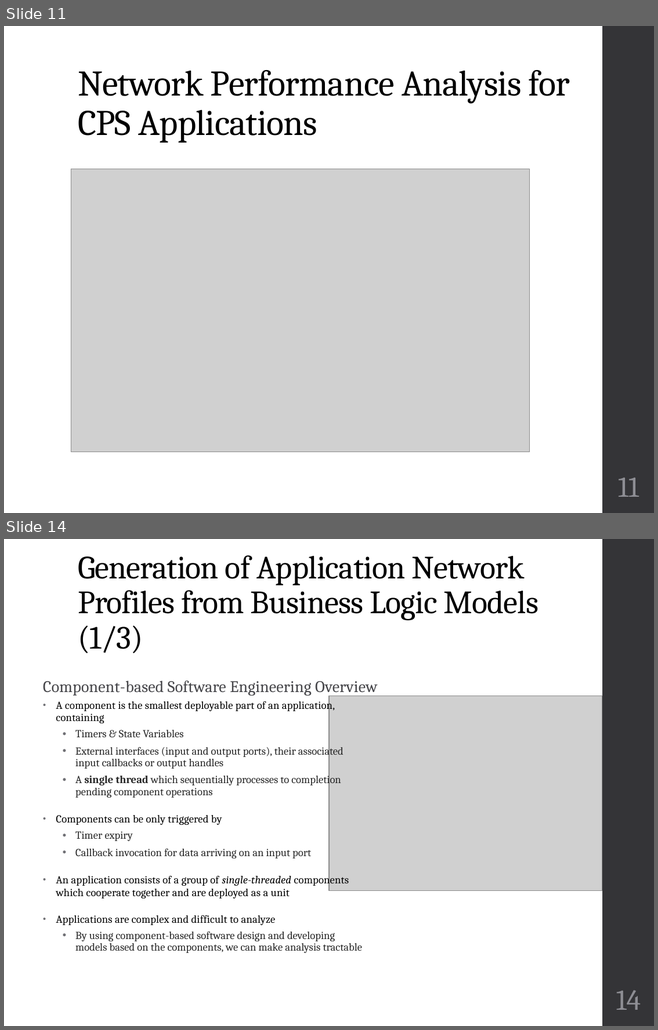
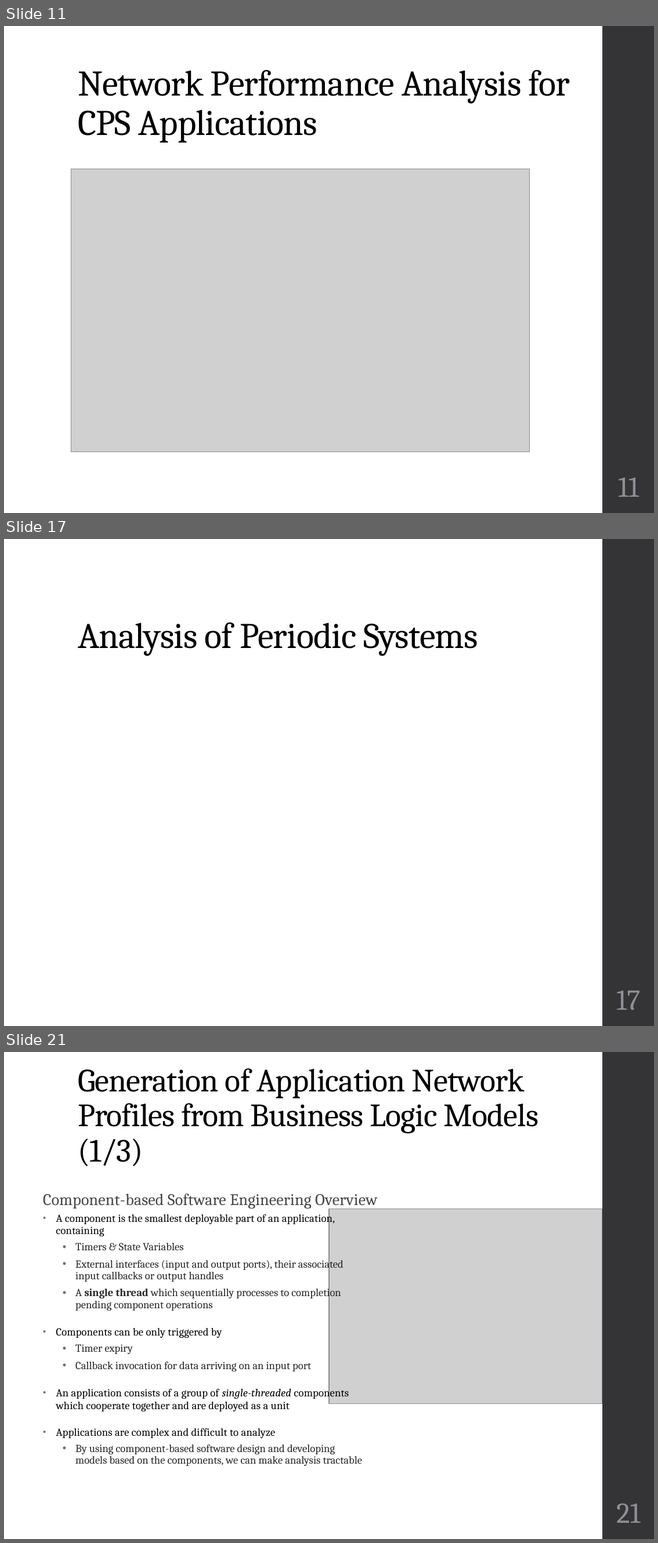
Before and after one commit to finger563/cbsat, a slide deck: thesis/Defense.pptx. Shown one above the other, each under a label of ours: slides 11 and 14 before the commit, slides 11, 17 and 21 after it; the slides between them are not shown. The pictures are 658x1030 and 658x1543 pixels, drawn with LibreOffice and Linux fonts; fonts in the diff are those of the drawing; grey boxes stand for pictures. Boxes give left, top, right and bottom in pixels: in the first picture for what was removed or moved away, otherwise in the second. Text is boxed around its words. In the diff, an @@ line names an element or a change of style, - is before the commit and + after.

```diff
--- a/thesis/Defense.pptx
+++ b/thesis/Defense.pptx
@@ slide 17 added at bbox=[4, 539, 654, 1026], background #FFFFFF; not listed: 1 template element that a slide beside it also shows @@
@@ title added at bbox=[78, 623, 478, 656], 40 pt, text #000000 @@
+Analysis of Periodic Systems
@@ page number added at bbox=[616, 991, 640, 1010], 32 pt, text #8E8E94 @@
+17
@@ what was slide 14 is now slide 21 @@
@@ page number at bbox=[616, 1504, 640, 1523]: text changed @@
-14
+21
```
Also in this commit, not shown: 5 slides changed, 6 other slides added.
